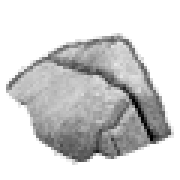
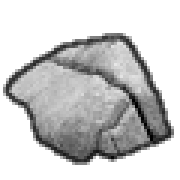
Layers edited between the first and the second 180px x 180px image:
painted on "line" over <box>3,33,174,165</box>
